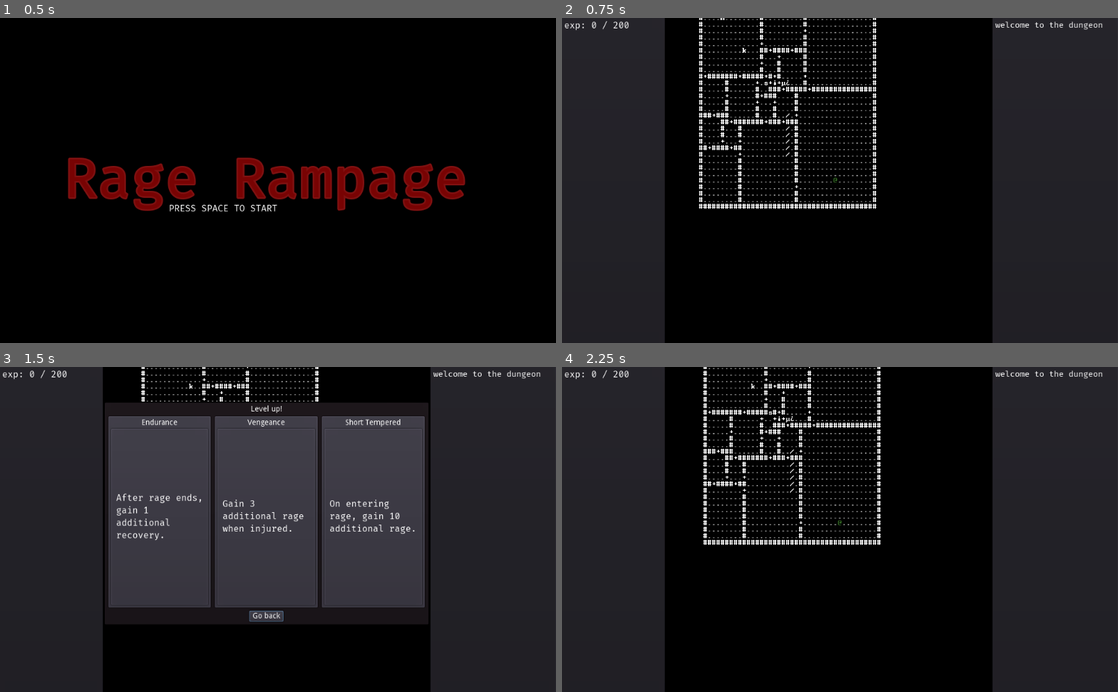
Above: before the commit, frames 1-4 (two rows, left to right).
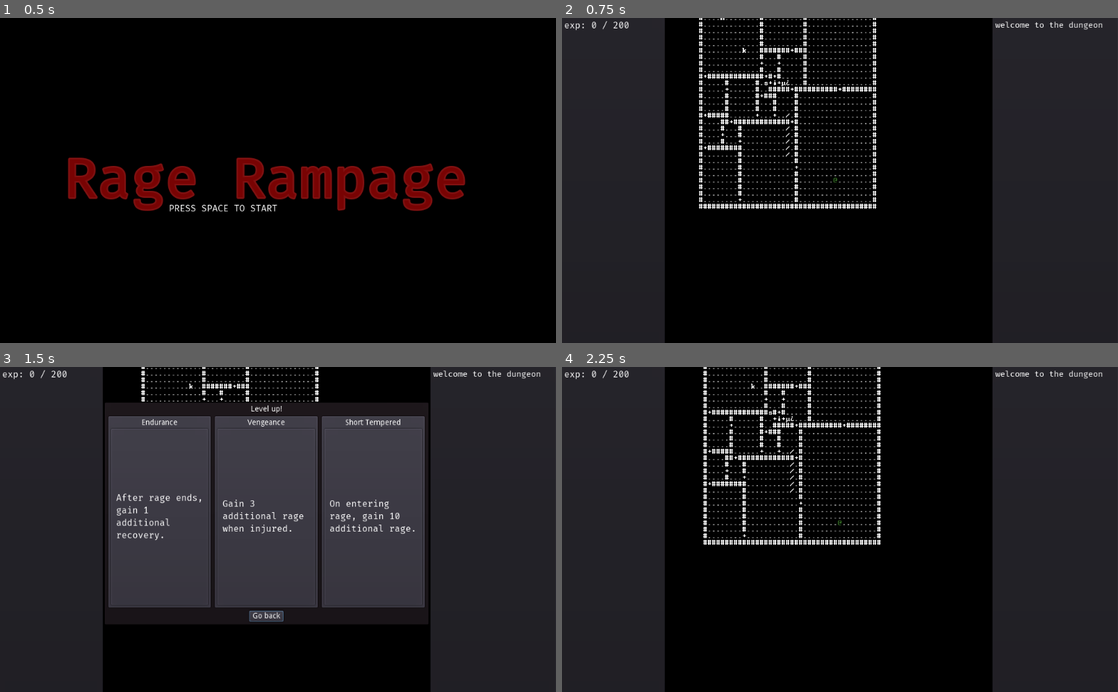
Above: after the commit, the same moments.

Repository: redxaxder/7DRL2022
Game: Godot game, scene res://scenes/root.tscn
The game is run twice, just before and just after one commit, with the same random seed, the same clock (stepped at 60 frames per second) and the same inputs.
Inputs:
- Up to frame 1 (0.5 s): no input
- Up to frame 2 (0.75 s): tap Space (action) at 0.5 s; hold Right (right) from 0.53 s (still down); hold Space (action) from 0.53 s (still down)
- Up to frame 3 (1.5 s): release Right (right) at 1.28 s; release Space (action) at 1.28 s; hold Down (down) from 1.28 s (still down); tap Enter (level_up) at 1.35 s
- Up to frame 4 (2.25 s): release Down (down) at 2 s; click "After rage ends, gain 1 addit…" at 2 s

Frame 1 is identical in both runs. In frame 2, 0.3% of the frame differs, in the area x 25-51%, y 3-57%; in frame 3, less than 0.1%; in frame 4, 0.3%, in the area x 26-52%, y 0-53%.

Commit message:
fewer doors

Diff:
--- a/scenes/terrain.gd
+++ b/scenes/terrain.gd
@@ -128,12 +128,18 @@
 	if loc.y <= 0 || loc.y >= height-1: return false
 	return map.count_rooms(loc,1) == 2
 
-func _place_a_door(start: Vector2, dir: Vector2, size: int):
+func has_door(cells: Array) -> bool:
+	var door_placed = false
+	for t in cells:
+		if atv(t) == '.':
+			door_placed = true
+	return door_placed
+
+func place_a_door(cells: Array) -> bool:
 	# first, check if a door is already placed:
 	var candidates: Array = []
 	var door_placed = false
-	for i in range(size):
-		var t = start + (i * dir)
+	for t in cells:
 		var tile = atv(t)
 		if tile == '.':
 			door_placed = true
@@ -145,6 +151,29 @@
 		var v = candidates[randi() % candidates.size()]
 		door_placed = spawn_door(v.x,v.y)
 	return door_placed
+
+func room_side(room: Vector3, dir: int) -> Array:
+	var results = []
+	var topleft=Vector2(room.x, room.y)
+	var bottomright=Vector2(room.x + room.z, room.y + room.z)
+	var corner
+	var v
+	match dir:
+		Dir.DIR.UP:
+			corner = topleft
+			v = Vector2(1,0)
+		Dir.DIR.LEFT:
+			corner = topleft
+			v = Vector2(0,1)
+		Dir.DIR.DOWN:
+			corner = bottomright
+			v = Vector2(-1,0)
+		Dir.DIR.RIGHT:
+			corner = bottomright
+			v = Vector2(0,-1)
+	for i in range(room.z):
+		results.append(corner + (i * v))
+	return results
 
 func load_map(ix): # max index: 26460
 	map = load_map_resource(ix)
@@ -162,14 +191,20 @@
 	for i in blood_map.size():
 		blood_map[i] = 0
 	#spawn the doors:
+	map.rooms.shuffle()
 	for room in map.rooms:
-		var topleft=Vector2(room.x, room.y)
-		var bottomright=Vector2(room.x + room.z, room.y + room.z)
-		_place_a_door(topleft, Vector2(1,0), room.z) # top
-		_place_a_door(topleft, Vector2(0,1), room.z) # bottom
-		_place_a_door(bottomright, Vector2(-1,0), room.z) # left
-		_place_a_door(bottomright, Vector2(0,-1), room.z) # right
-	#nfill non-doors with walls
+		var sides = [] # room sides lacking a door
+		for dir in [Dir.DIR.UP,Dir.DIR.DOWN,Dir.DIR.RIGHT,Dir.DIR.LEFT]:
+			var side = room_side(room,dir)
+			if !has_door(side):
+				sides.append(room_side(room,dir))
+		sides.shuffle()
+		var n = 4 - sides.size() # number of walls with a door
+		while n < 3 && sides.size() > 0:
+			var side = sides.pop_back()
+			if place_a_door(side):
+				n += 1
+	#fill non-doors with walls
 	for room in map.rooms:
 		for i in range(room.z+1):
 			for ix in [ \
